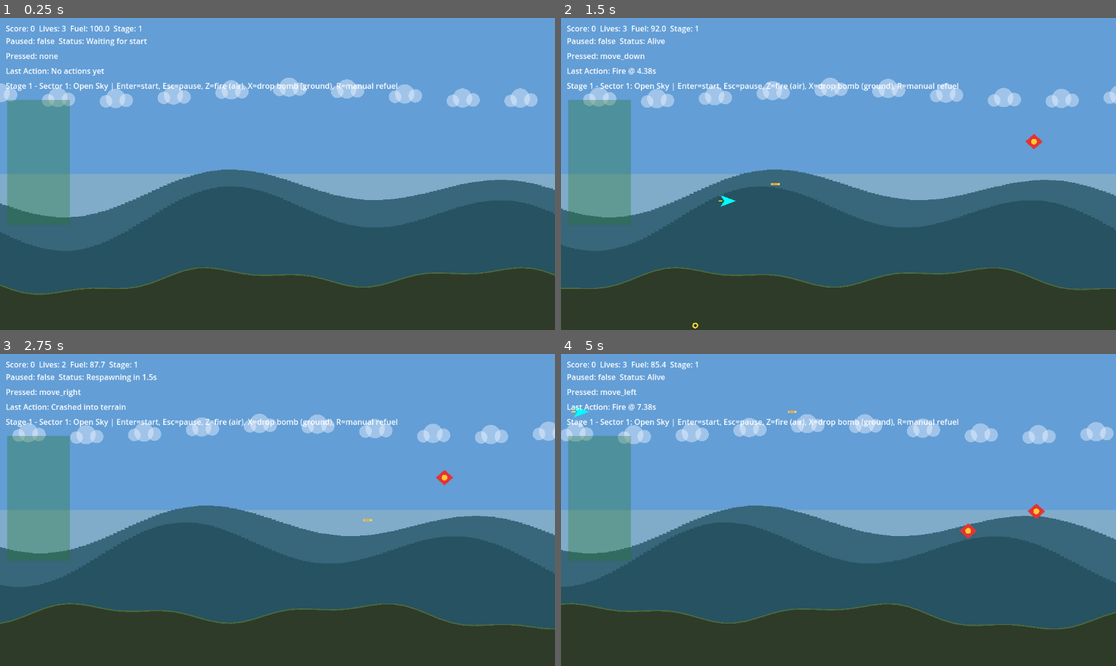
Above: before the commit, frames 1-4 (two rows, left to right).
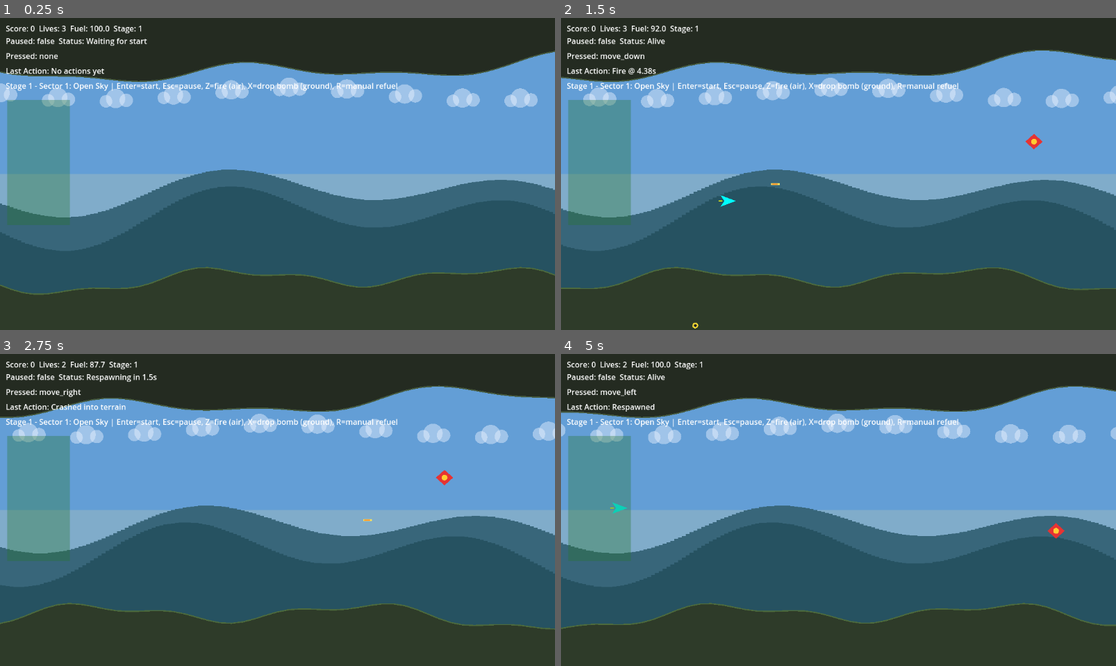
Above: after the commit, the same moments.

Repository: cbremer/starkiller-space-game
Game: Godot game, scene res://scenes/Main.tscn
The game is run twice, just before and just after one commit, with the same random seed, the same clock (stepped at 60 frames per second) and the same inputs.
Inputs:
- Up to frame 1 (0.25 s): no input
- Up to frame 2 (1.5 s): tap Enter (start) at 0.5 s; hold Right (move_right) 0.53-1.28 s; tap X (bomb) at 0.6 s; hold Down (move_down) from 1.28 s (still down); tap Z (fire) at 1.35 s
- Up to frame 3 (2.75 s): release Down (move_down) at 2.03 s; hold Right (move_right) from 2.03 s (still down); hold R (refuel) from 2.03 s (still down)
- Up to frame 4 (5 s): tap Enter (start) at 2.75, 2.85 s; release Right (move_right) at 2.78 s; release R (refuel) at 2.78 s; hold Up (move_up) 2.78-3.53 s; hold Left (move_left) from 3.53 s (still down); tap X (bomb) at 3.6 s; tap Z (fire) at 4.35 s

The runs differ from the first frame. In frame 1, 17% of the frame differs, in the area x 0-100%, y 0-21%; in frame 2, 16%; in frame 3, 16%; in frame 4, 31%, in the area x 0-100%, y 0-89%.

Commit message:
Add tunnel ceiling hazards and corridor-aware spawning

Diff:
--- /dev/null
+++ b/scripts/ceiling_band.gd
@@ -0,0 +1,69 @@
+extends Node2D
+
+var _scroll_distance := 0.0
+var _segment_index := 0
+
+func set_scroll_distance(distance: float) -> void:
+	_scroll_distance = distance
+	queue_redraw()
+
+func set_segment_index(index: int) -> void:
+	_segment_index = max(index, 0)
+	queue_redraw()
+
+func ceiling_height_at_screen_x(screen_x: float) -> float:
+	var size := get_viewport_rect().size
+	var profile := _profile_for_segment(_segment_index)
+	var world_x := screen_x + _scroll_distance
+	var base := size.y * float(profile["base"])
+	var amp := float(profile["amp"])
+	var y := base
+	y += sin(world_x * 0.0089) * amp
+	y += cos(world_x * 0.019) * amp * 0.46
+	y += sin(world_x * 0.0037) * amp * 0.8
+	return clampf(y, 26.0, size.y * 0.42)
+
+func _draw() -> void:
+	var size := get_viewport_rect().size
+	var profile := _profile_for_segment(_segment_index)
+	var fill_color: Color = profile["fill"]
+	var line_color: Color = profile["line"]
+	var points := PackedVector2Array()
+	var ridge := PackedVector2Array()
+
+	points.push_back(Vector2(0, 0))
+	var step := 24.0
+	var x := 0.0
+	while x <= size.x + step:
+		var y := ceiling_height_at_screen_x(x)
+		var point := Vector2(x, y)
+		points.push_back(point)
+		ridge.push_back(point)
+		x += step
+	points.push_back(Vector2(size.x + step, 0))
+
+	draw_colored_polygon(points, fill_color)
+	draw_polyline(ridge, line_color, 2.5)
+
+func _profile_for_segment(index: int) -> Dictionary:
+	var profiles := [
+		{
+			"base": 0.16,
+			"amp": 18.0,
+			"fill": Color(0.14, 0.17, 0.13),
+			"line": Color(0.27, 0.35, 0.24)
+		},
+		{
+			"base": 0.17,
+			"amp": 26.0,
+			"fill": Color(0.21, 0.17, 0.12),
+			"line": Color(0.39, 0.31, 0.20)
+		},
+		{
+			"base": 0.18,
+			"amp": 34.0,
+			"fill": Color(0.17, 0.13, 0.21),
+			"line": Color(0.31, 0.24, 0.40)
+		}
+	]
+	return profiles[min(index, profiles.size() - 1)]
--- a/scripts/main.gd
+++ b/scripts/main.gd
@@ -15,12 +15,15 @@
 const FUEL_TANK_Y_MAX := 460.0
 const PLAYER_HIT_RADIUS := 16.0
 const PLAYER_TERRAIN_CLEARANCE := 12.0
+const PLAYER_CEILING_CLEARANCE := 10.0
+const TUNNEL_SPAWN_MARGIN := 40.0
 const LASER_BOLT_SCRIPT := preload("res://scripts/laser_bolt.gd")
 const BOMB_PAYLOAD_SCRIPT := preload("res://scripts/bomb_payload.gd")
 const ENEMY_TARGET_SCRIPT := preload("res://scripts/enemy_target.gd")
 const FUEL_TANK_SCRIPT := preload("res://scripts/fuel_tank.gd")
 const PARALLAX_BACKGROUND_SCRIPT := preload("res://scripts/parallax_background.gd")
 const TERRAIN_BAND_SCRIPT := preload("res://scripts/terrain_band.gd")
+const CEILING_BAND_SCRIPT := preload("res://scripts/ceiling_band.gd")
 
 @onready var player: PlayerShip = $PlayerShip
 @onready var state_label: Label = $CanvasLayer/HUD/StateLabel
@@ -38,6 +41,7 @@
 var run_distance := 0.0
 var rng := RandomNumberGenerator.new()
 var background_layer = null
+var ceiling_layer = null
 var terrain_layer = null
 
 func _ready() -> void:
@@ -108,7 +112,13 @@
 		enemy.set("speed", rng.randf_range(float(segment["ground_speed_min"]), float(segment["ground_speed_max"])))
 		enemy.set("target_type", "ground")
 	else:
-		enemy.position = Vector2(ENEMY_SPAWN_X, rng.randf_range(ENEMY_AIR_Y_MIN, ENEMY_AIR_Y_MAX))
+		var tunnel_top := _ceiling_height_at(ENEMY_SPAWN_X) + TUNNEL_SPAWN_MARGIN
+		var tunnel_bottom := _terrain_height_at(ENEMY_SPAWN_X) - TUNNEL_SPAWN_MARGIN
+		var air_min := maxf(ENEMY_AIR_Y_MIN, tunnel_top)
+		var air_max := minf(ENEMY_AIR_Y_MAX, tunnel_bottom)
+		if air_max <= air_min:
+			air_max = air_min + 8.0
+		enemy.position = Vector2(ENEMY_SPAWN_X, rng.randf_range(air_min, air_max))
 		enemy.set("speed", rng.randf_range(float(segment["air_speed_min"]), float(segment["air_speed_max"])))
 		enemy.set("target_type", "air")
 	add_child(enemy)
@@ -135,10 +145,12 @@
 func _spawn_fuel_tank() -> void:
 	var tank := FUEL_TANK_SCRIPT.new()
 	var terrain_y := _terrain_height_at(FUEL_TANK_SPAWN_X)
+	var ceiling_y := _ceiling_height_at(FUEL_TANK_SPAWN_X)
+	var y_min := maxf(FUEL_TANK_Y_MIN, ceiling_y + 55.0)
 	var y_max := minf(FUEL_TANK_Y_MAX, terrain_y - 58.0)
-	if y_max <= FUEL_TANK_Y_MIN:
-		y_max = FUEL_TANK_Y_MIN + 8.0
-	tank.position = Vector2(FUEL_TANK_SPAWN_X, rng.randf_range(FUEL_TANK_Y_MIN, y_max))
+	if y_max <= y_min:
+		y_max = y_min + 8.0
+	tank.position = Vector2(FUEL_TANK_SPAWN_X, rng.randf_range(y_min, y_max))
 	var segment = _current_segment()
 	tank.set("fuel_amount", float(segment["fuel_tank_amount"]))
 	add_child(tank)
@@ -161,7 +173,14 @@
 	var bolt_nodes := get_tree().get_nodes_in_group("laser_bolts")
 	var bomb_nodes := get_tree().get_nodes_in_group("bomb_payloads")
 	var fuel_tank_nodes := get_tree().get_nodes_in_group("fuel_tanks")
+	var ceiling_height := _ceiling_height_at(player.position.x)
 	var terrain_height := _terrain_height_at(player.position.x)
+
+	if player.position.y - PLAYER_CEILING_CLEARANCE <= ceiling_height:
+		game_state.die()
+		last_action_text = "Crashed into ceiling"
+		action_label.text = "Last Action: %s" % last_action_text
+		return
 
 	if player.position.y + PLAYER_TERRAIN_CLEARANCE >= terrain_height:
 		game_state.die()
@@ -251,19 +270,31 @@
 		background_layer = PARALLAX_BACKGROUND_SCRIPT.new()
 		add_child(background_layer)
 		move_child(background_layer, 0)
+	if ceiling_layer == null:
+		ceiling_layer = CEILING_BAND_SCRIPT.new()
+		add_child(ceiling_layer)
+		move_child(ceiling_layer, 1)
 	if terrain_layer == null:
 		terrain_layer = TERRAIN_BAND_SCRIPT.new()
 		add_child(terrain_layer)
-		move_child(terrain_layer, 1)
+		move_child(terrain_layer, 2)
 	_update_world_layers()
 
 func _update_world_layers() -> void:
 	if background_layer != null:
 		background_layer.call("set_scroll_distance", run_distance)
 		background_layer.call("set_segment_index", current_segment_index)
+	if ceiling_layer != null:
+		ceiling_layer.call("set_scroll_distance", run_distance)
+		ceiling_layer.call("set_segment_index", current_segment_index)
 	if terrain_layer != null:
 		terrain_layer.call("set_scroll_distance", run_distance)
 		terrain_layer.call("set_segment_index", current_segment_index)
+
+func _ceiling_height_at(screen_x: float) -> float:
+	if ceiling_layer != null and ceiling_layer.has_method("ceiling_height_at_screen_x"):
+		return float(ceiling_layer.call("ceiling_height_at_screen_x", screen_x))
+	return 80.0
 
 func _terrain_height_at(screen_x: float) -> float:
 	if terrain_layer != null and terrain_layer.has_method("ground_height_at_screen_x"):
